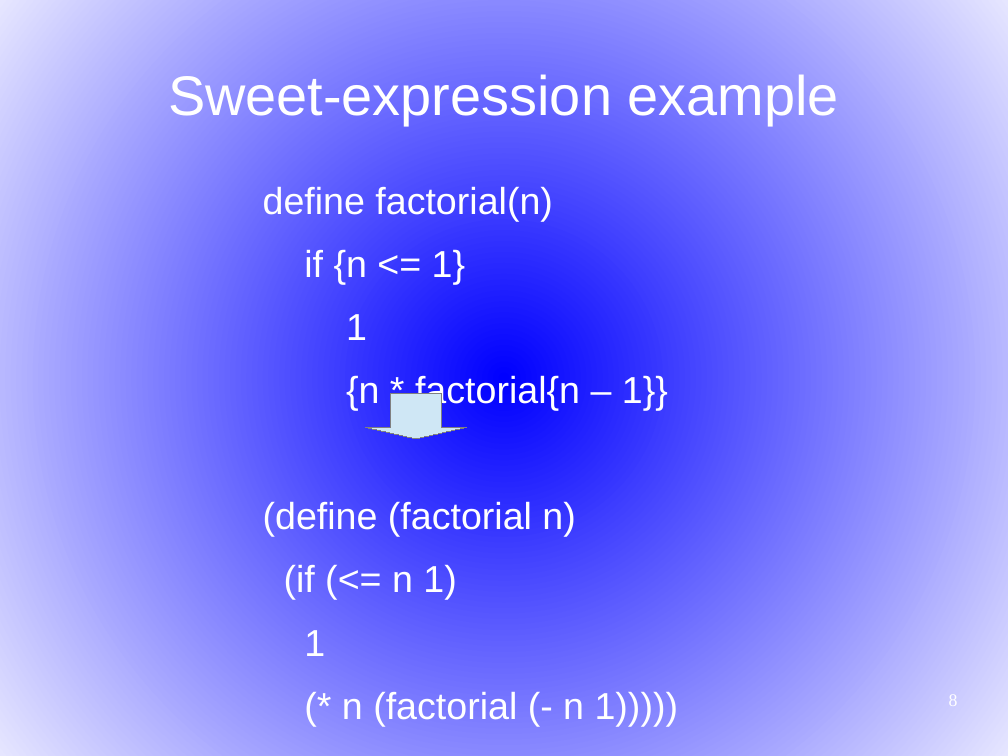
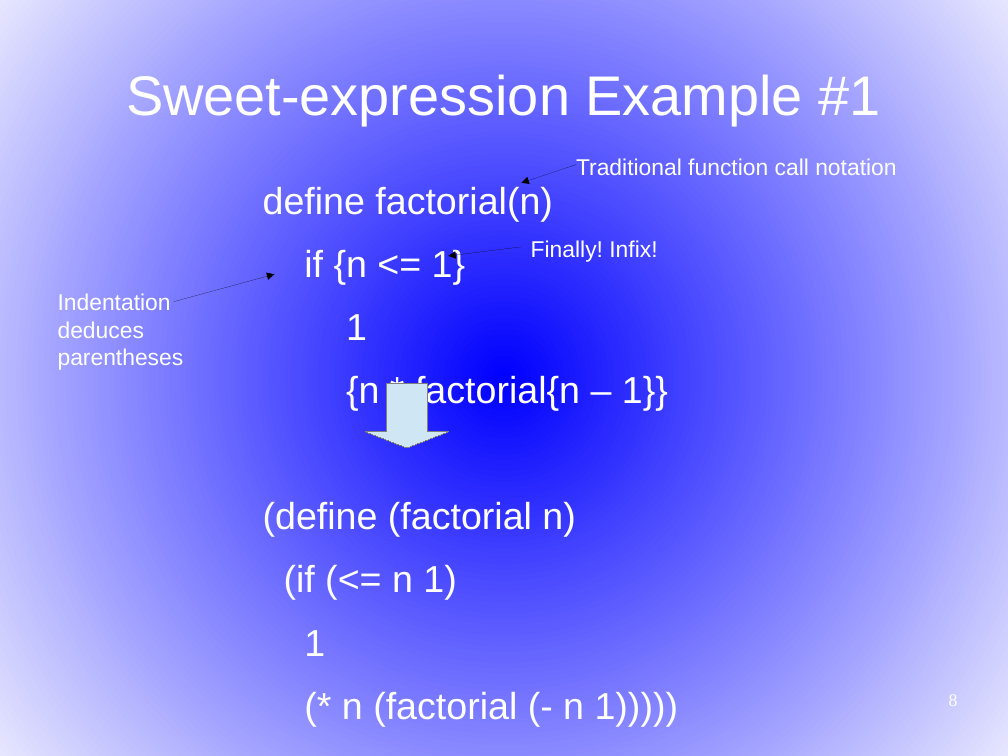
Before and after one commit to martin12333/Readable-Lisp-S-expressions, a slide deck: slide 8 of readable-s-expressions.odp. Drawn at 1008x756 pixels with LibreOffice and Linux fonts; fonts in the diff are those of the drawing. Boxes give left, top, right and bottom in pixels: in the first picture for what was removed or moved away, otherwise in the second. Text is boxed around its words. In the diff, an @@ line names an element or a change of style, - is before the commit and + after.

```diff
--- a/readable-s-expressions.odp
+++ b/readable-s-expressions.odp
@@ title at box(126, 71, 880, 125): text changed @@
-Sweet-expression example
+Sweet-expression Example #1
@@ arrow added from (576, 165) to (521, 183), #000000 0 pt @@
@@ text added at box(576, 158, 896, 175), 18 pt, text #FFFFFF @@
+Traditional function call notation
@@ arrow added from (521, 247) to (448, 256), #000000 0 pt @@
@@ text added at box(531, 240, 657, 262), 18 pt, text #FFFFFF @@
+Finally! Infix!
@@ text added at box(58, 293, 184, 370), 18 pt, text #FFFFFF @@
+Indentation
+deduces
+parentheses
@@ arrow added from (174, 302) to (274, 274), #000000 0 pt @@
@@ down arrow: place and size @@
-down arrow at box(366, 393, 466, 439)
+down arrow at box(366, 384, 448, 448)
```
Also in this commit, not shown: 8 other slides changed, 1 slide added.
